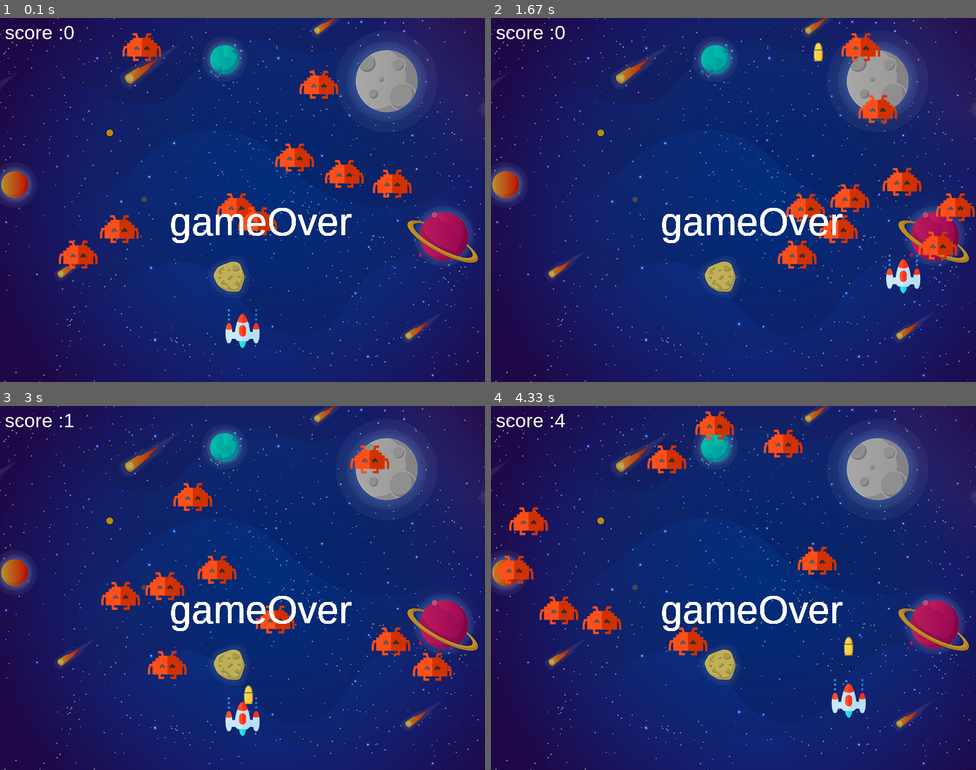
Above: before the commit, frames 1-4 (two rows, left to right).
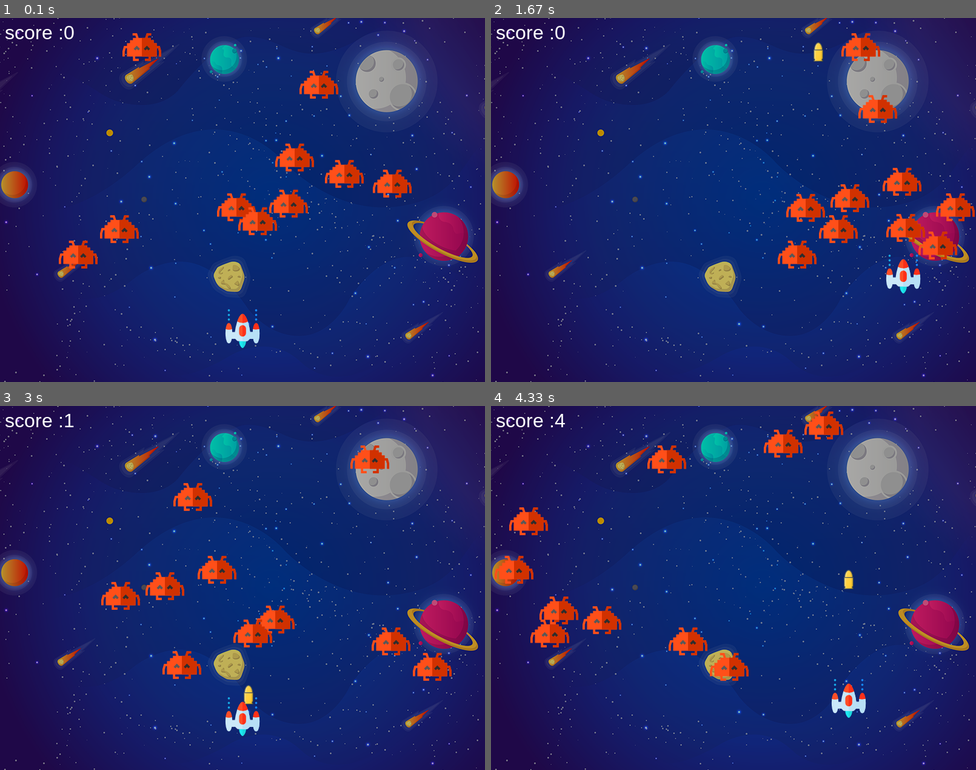
Above: after the commit, the same moments.

Repository: siddcyber/pygames
Game: pygame game, started from main.py
Same seed, same stepped clock (60 frames per second), same inputs: the game is played once before the commit and once after it.
Inputs:
- Up to frame 1 (0.1 s): no input
- Up to frame 2 (1.67 s): hold Right 0.33-0.8 s; hold Up 0.83-1.13 s; tap Space at 0.9, 1.23, 1.53 s; hold Right 1.17-1.63 s
- Up to frame 3 (3 s): hold Left 1.67-2.2 s; tap Space at 1.73, 2.03, 2.3, 2.63, 2.93 s; hold Down 2.23-2.53 s; hold Left 2.57-2.97 s
- Up to frame 4 (4.33 s): hold Up 3-3.37 s; tap Space at 3.07, 3.47, 3.77, 4.13 s; hold Right 3.4-4.03 s; hold Down from 4.07 s (still down)

The runs differ from the first frame. In frame 1, 1.4% of the frame differs, in the area x 35-73%, y 47-62%; in frame 2, 1.4%; in frame 3, 2.0%; in frame 4, 3.1%, in the area x 8-75%, y 1-76%.

Commit message:
probably fixed a bug (cannot be sure)

Diff:
--- a/main.py
+++ b/main.py
@@ -2,7 +2,6 @@
 #  space invaders ( from YouTube )
 # bug: when reaching the bulletX axis the score increases regardless of the player position
 # bug: position of bullet fixed and updates score when in ready state
-# bug:if playerY axis is different the bulletY axis does not follow
 # bug: the game over loop do not remove the images to 2000 pixel position
 import pygame
 import math
@@ -133,10 +132,10 @@
         playerY = 536
     #  enemy settings
     for i in range(enemyNum):
-        if enemyY[i] > 0:
+        if enemyY[i] > yAxis * 0.8:
             for j in range(enemyNum):
-                # enemyY[i] = 2000
-                enemyY[j] = 2000
+                enemyY[i] = yAxis * 100
+                enemyY[j] = yAxis * 100
                 showGameover()
                 break
 
@@ -151,7 +150,7 @@
             # enemy collision sound
             pygame.mixer.Sound('explosion.wav').play()
 
-            bulletY = yAxis * 0.8
+            bulletY = playerY
             bulletState = "ready"
             score += 1
             print(score)
@@ -165,7 +164,7 @@
         bullet(bulletX, bulletY)
         bulletY -= bulletYChange
     if bulletY <= 0:
-        bulletY = yAxis * 0.8
+        bulletY = playerY
         bulletState = "ready"
 
     player(playerX, playerY)
